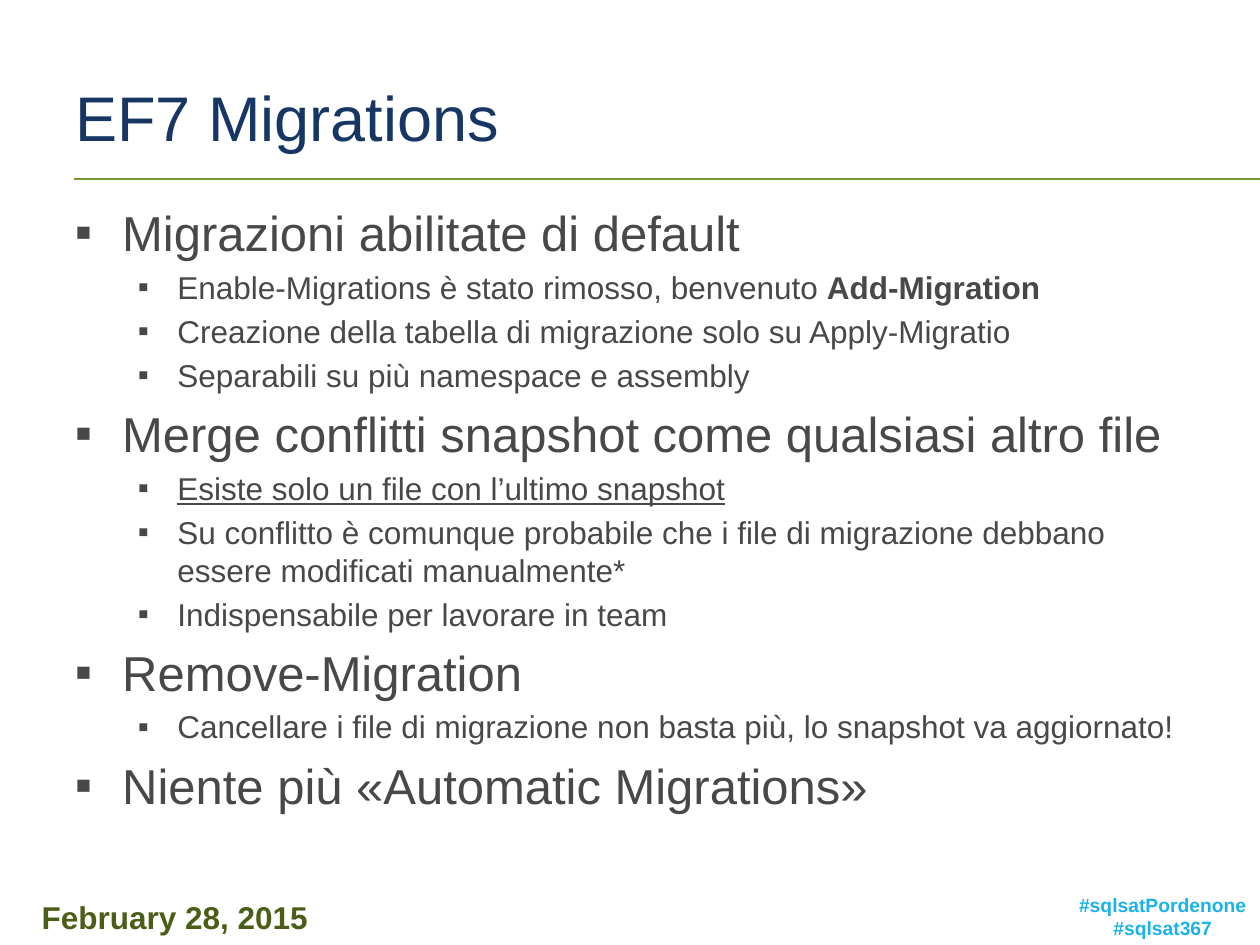
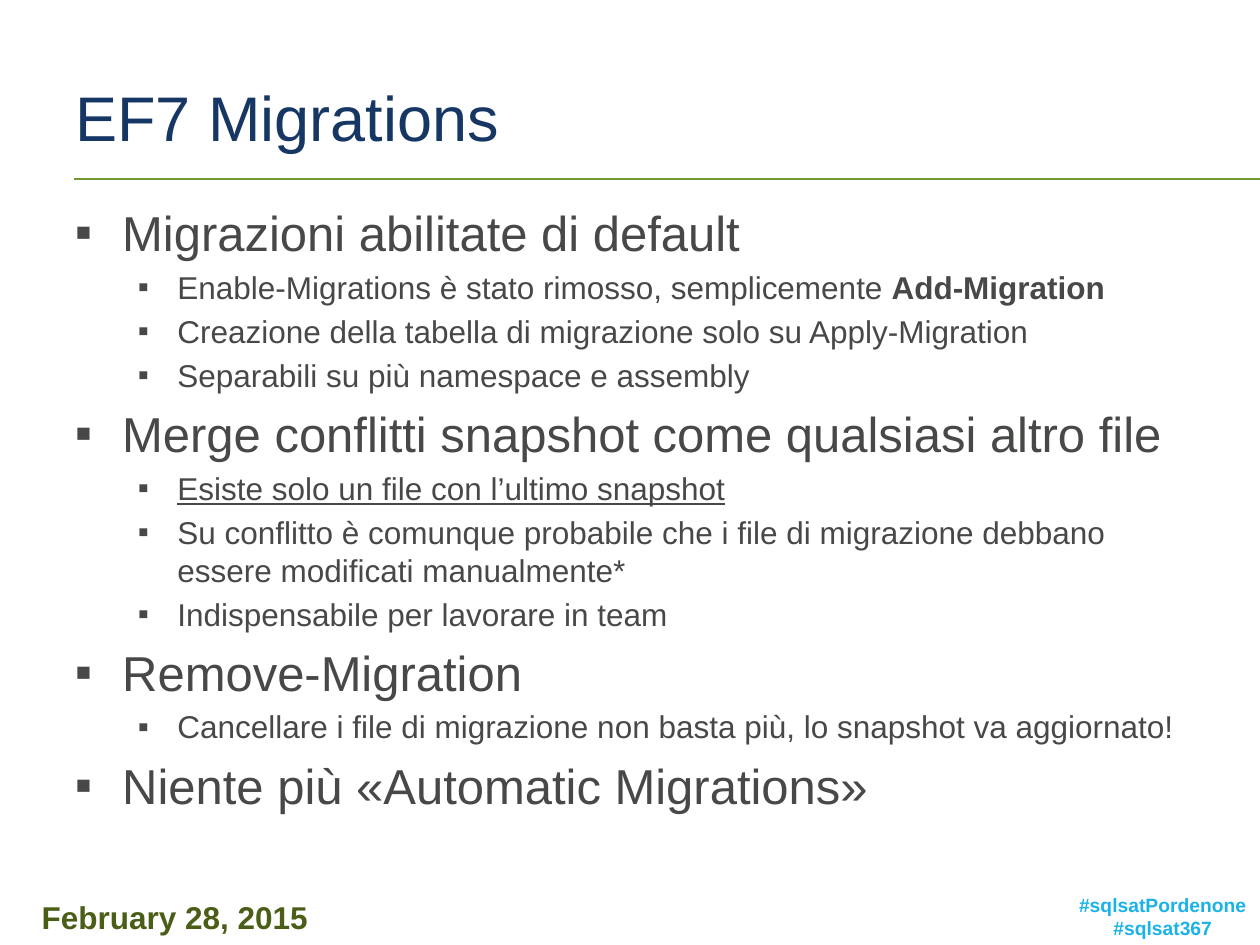
Before and after one commit to micdenny/Demo-EF7, a slide deck: slide 13 of MDEF02 - Entity Framework 7 Back To The Future.pptx. Drawn at 1260x945 pixels with LibreOffice and Linux fonts; fonts in the diff are those of the drawing; background and template pictures are left out. Boxes give left, top, right and bottom in pixels: in the first picture for what was removed or moved away, otherwise in the second. Text is boxed around its words. In the diff, an @@ line names an element or a change of style, - is before the commit and + after.

Commit message:
update slides

```diff
--- a/MDEF02 - Entity Framework 7 Back To The Future.pptx
+++ b/MDEF02 - Entity Framework 7 Back To The Future.pptx
@@ text at [177, 276, 1105, 349]: text changed @@
-  ▪ Enable-Migrations è stato rimosso, benvenuto Add-Migration
-  ▪ Creazione della tabella di migrazione solo su Apply-Migratio
+  ▪ Enable-Migrations è stato rimosso, semplicemente Add-Migration
+  ▪ Creazione della tabella di migrazione solo su Apply-Migration
```
Also in this commit, not shown: 4 other slides changed, 1 other file.
